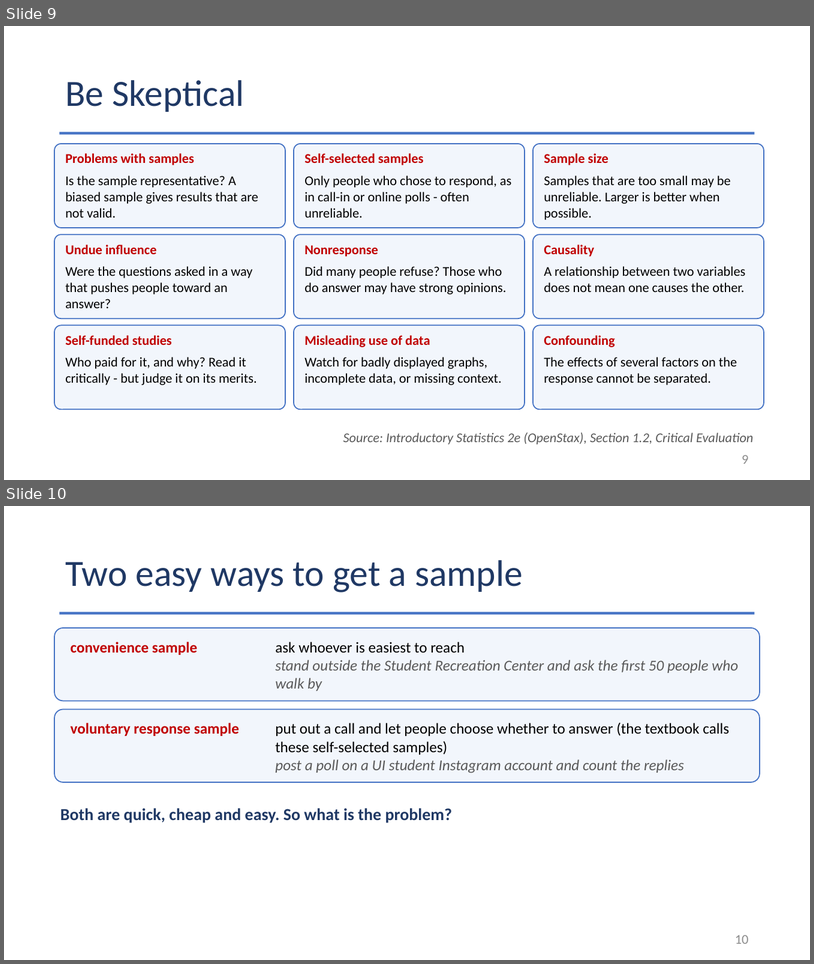
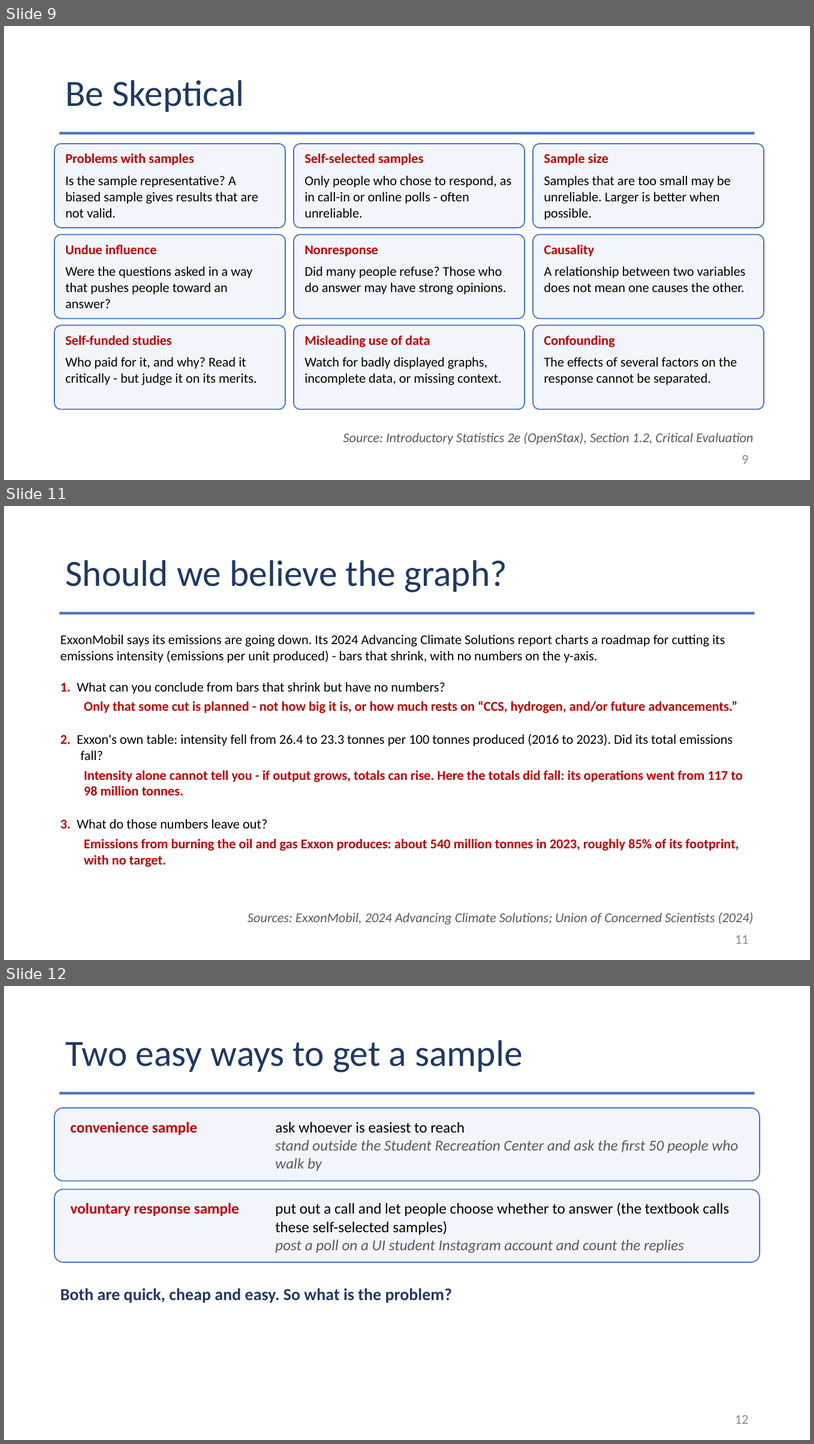
Before and after one commit to Jarred6068/Kvamme_UI_STAT251, a slide deck: docs/lecture_slides/Week 4/Week4_Lecture8_Slides_9_14_2026.pptx. Shown one above the other, each under a label of ours: slides 9 and 10 before the commit, slides 9, 11 and 12 after it; the slides between them are not shown. The pictures are 814x964 and 814x1444 pixels, drawn with LibreOffice and Linux fonts; fonts in the diff are those of the drawing. Boxes give left, top, right and bottom in pixels: in the first picture for what was removed or moved away, otherwise in the second. Text is boxed around its words. In the diff, an @@ line names an element or a change of style, - is before the commit and + after.

Commit message:
Add misleading graph lecture examples
This update adds a new Lecture 8 section on misleading graphs, including an OxyContin log-scale example and an ExxonMobil emissions-intensity example. It adds supporting figure/data assets, updates the generation script for the new illustration, refreshes the lecture menu HTML, and incorporates the revised content into the slide deck.

```diff
--- a/docs/lecture_slides/Week 4/Week4_Lecture8_Slides_9_14_2026.pptx
+++ b/docs/lecture_slides/Week 4/Week4_Lecture8_Slides_9_14_2026.pptx
@@ slide 11 added at bbox=[4, 506, 810, 960], background #FFFFFF @@
@@ title added at bbox=[65, 560, 507, 592], 44 pt, text #1F3864 @@
+Should we believe the graph?
@@ rectangle added at bbox=[60, 612, 755, 614], fill #4472C4 @@
@@ text added at bbox=[60, 634, 725, 663], 16 pt, text #000000 @@
+ExxonMobil says its emissions are going down. Its 2024 Advancing Climate Solutions report charts a roadmap for cutting its emissions intensity (emissions per unit produced) - bars that shrink, with no numbers on the y-axis.
@@ text added at bbox=[60, 682, 446, 694], 16 pt, text #000000 @@
+1. What can you conclude from bars that shrink but have no numbers?
@@ text added at bbox=[84, 700, 738, 713], 16 pt, text #C00000, bold @@
+Only that some cut is planned - not how big it is, or how much rests on “CCS, hydrogen, and/or future advancements.”
@@ text added at bbox=[60, 734, 733, 760], 16 pt, text #000000 @@
+2. Exxon's own table: intensity fell from 26.4 to 23.3 tonnes per 100 tonnes produced (2016 to 2023). Did its total emissions fall?
@@ text added at bbox=[84, 770, 743, 795], 16 pt, text #C00000, bold @@
+Intensity alone cannot tell you - if output grows, totals can rise. Here the totals did fall: its operations went from 117 to 98 million tonnes.
@@ text added at bbox=[60, 819, 267, 828], 16 pt, text #000000 @@
+3. What do those numbers leave out?
@@ text added at bbox=[84, 838, 739, 867], 16 pt, text #C00000, bold @@
+Emissions from burning the oil and gas Exxon produces: about 540 million tonnes in 2023, roughly 85% of its footprint, with no target.
@@ text added at bbox=[248, 912, 754, 924], 16 pt, text #595959, italic @@
+Sources: ExxonMobil, 2024 Advancing Climate Solutions; Union of Concerned Scientists (2024)
@@ page number added at bbox=[735, 934, 749, 943], 16 pt, text #8C8C8C @@
+11
@@ what was slide 10 is now slide 12 @@
@@ page number at bbox=[735, 1414, 749, 1423]: text changed @@
-10
+12
```
Also in this commit, not shown: 1 other slide added, 7 other files.
